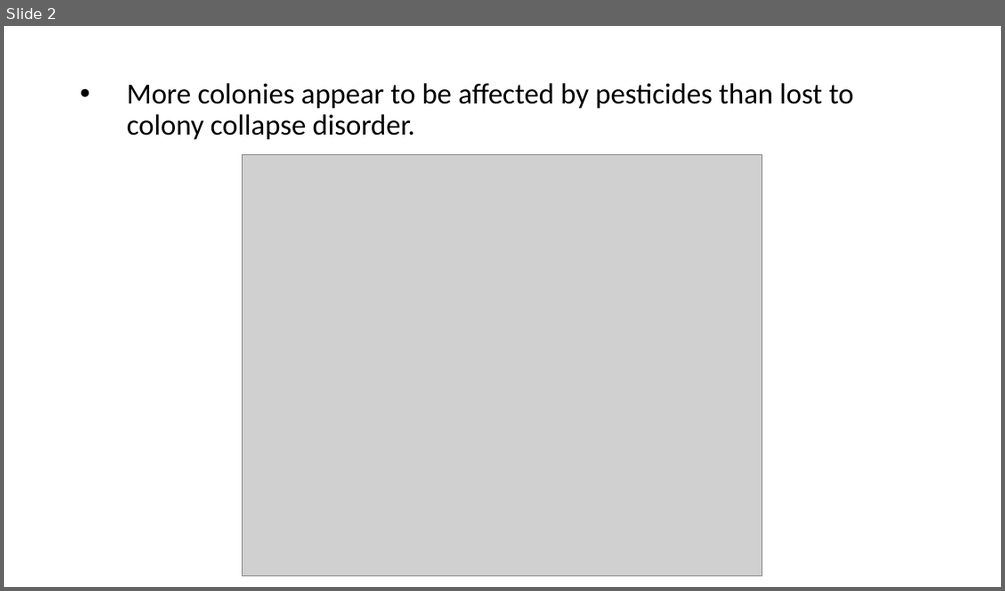
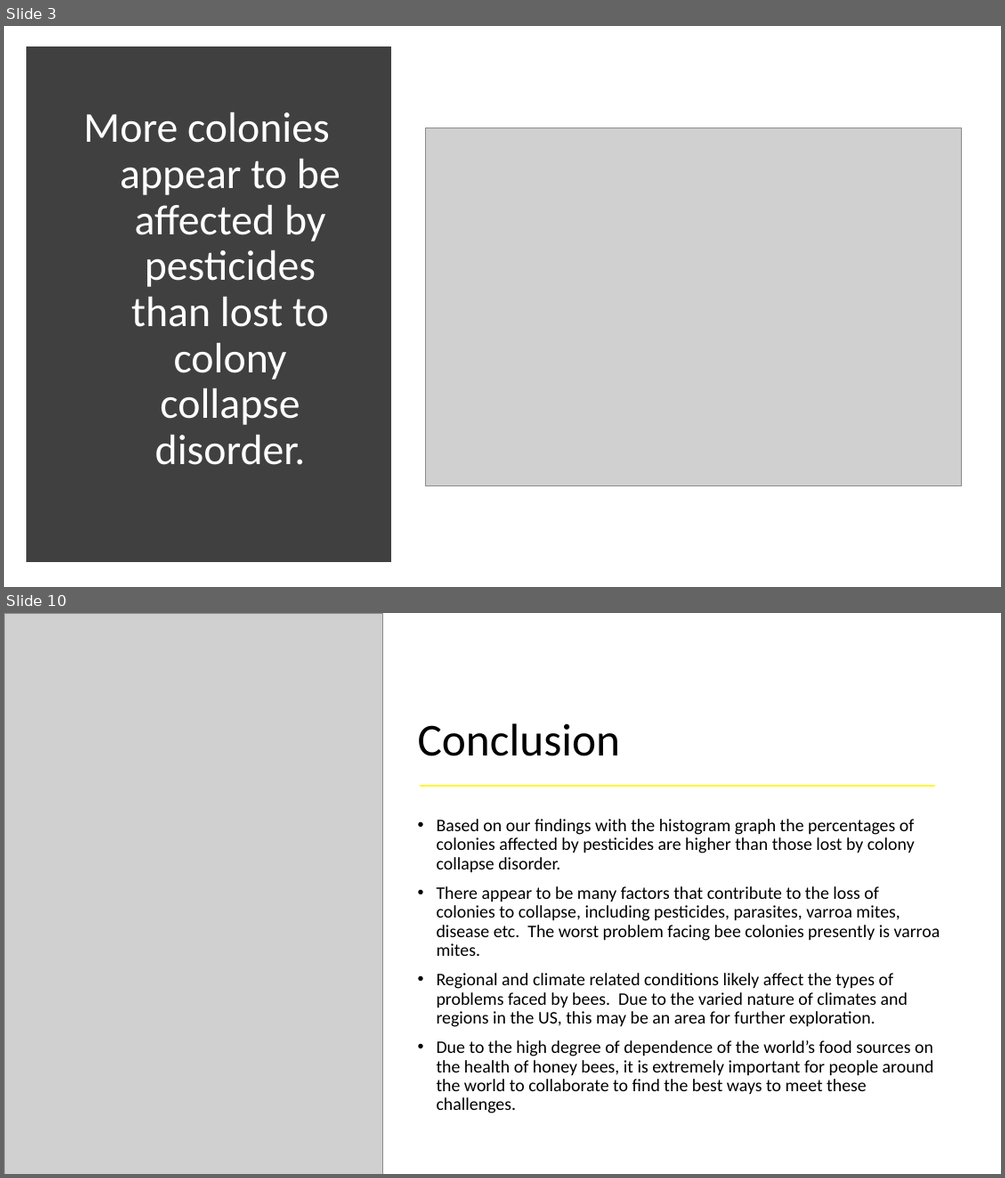
Before and after one commit to CMWatson2138/exploratory_data_analysis_project, a slide deck: Presentation.pptx. Shown one above the other, each under a label of ours: slide 2 before the commit, slides 3 and 10 after it; the slides between them are not shown. The pictures are 1005x591 and 1005x1178 pixels, drawn with LibreOffice and Linux fonts; fonts in the diff are those of the drawing; grey boxes stand for pictures. Boxes give left, top, right and bottom in pixels: in the first picture for what was removed or moved away, otherwise in the second. Text is boxed around its words. In the diff, an @@ line names an element or a change of style, - is before the commit and + after.

```diff
--- a/Presentation.pptx
+++ b/Presentation.pptx
@@ slide 10 added at (4, 613, 1001, 1174), background #FFFFFF @@
@@ picture added at (4, 613, 383, 1174) @@
@@ title added at (418, 723, 621, 756), 44 pt, text #000000 @@
+Conclusion
@@ line added from (420, 786) to (936, 786), #FDF930 1.5 pt @@
@@ text added at (437, 819, 940, 1113), 17 pt, text #000000 @@
+• Based on our findings with the histogram graph the percentages of colonies affected by pesticides are higher than those lost by colony collapse disorder.
+• There appear to be many factors that contribute to the loss of colonies to collapse, including pesticides, parasites, varroa mites, disease etc. The worst problem facing bee colonies presently is varroa mites.
+• Regional and climate related conditions likely affect the types of problems faced by bees. Due to the varied nature of climates and regions in the US, this may be an area for further exploration.
+• Due to the high degree of dependence of the world’s food sources on the health of honey bees, it is extremely important for people around the world to collaborate to find the best ways to meet these challenges.
@@ what was slide 2 is now slide 3 @@
@@ slide 3 changed as well @@
@@ rectangle added at (32, 52, 386, 557), fill #404040, outline #404040 10 pt @@
@@ title "More colonies appear to be ...": place and size @@
-title "More colonies appear to be ..." at (127, 83, 854, 140)
+title "More colonies appear to be ..." at (83, 112, 340, 465)
@@ title "More colonies appear to be ..." at (83, 112, 340, 465): size 28 to 41 pt, text colour #000000 to #FFFFFF; alignment left to centre; bullet • to none @@
@@ picture: place and size @@
-picture at (242, 155, 762, 575)
+picture at (426, 128, 962, 486)
```
Also in this commit, not shown: 2 other slides changed, 6 other slides added, 1 slide removed, 12 other files.
